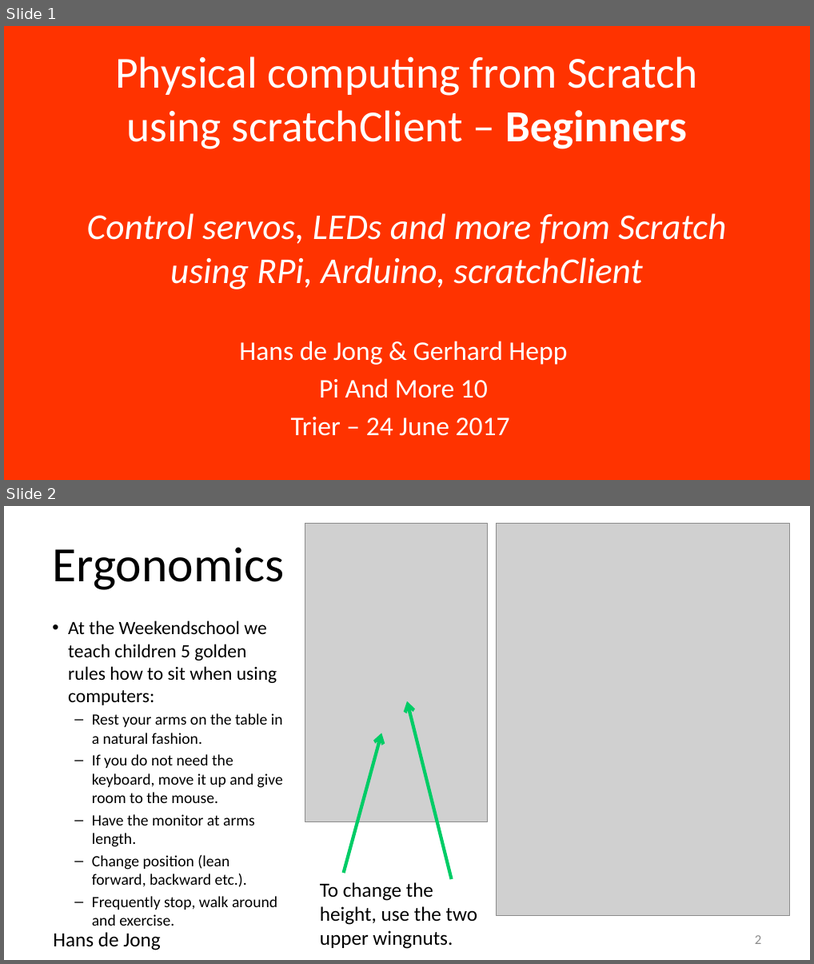
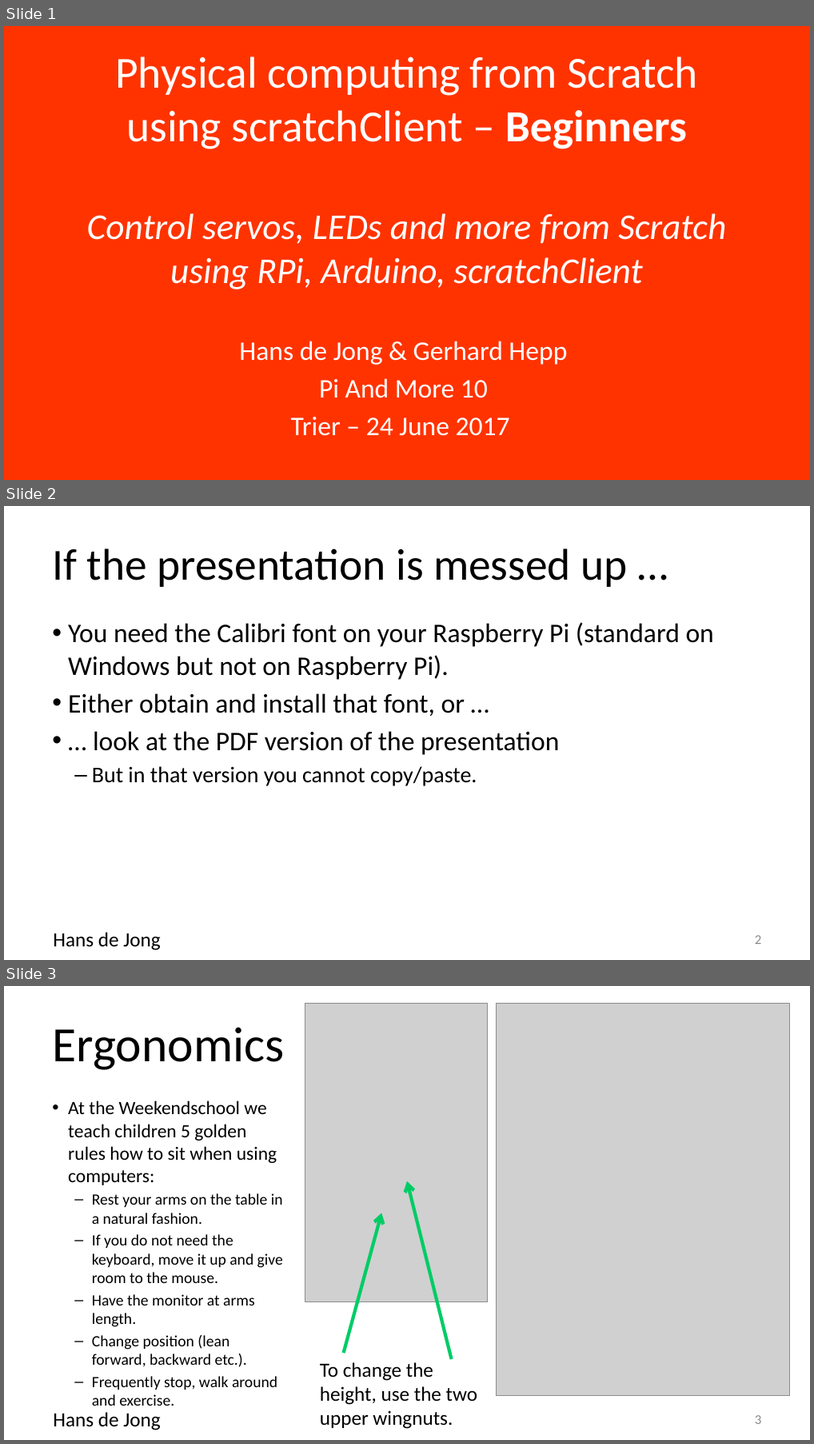
Before and after one commit to hansdejongehv/Weekendschool-PiAndMore, a slide deck: PiAndMore/Part-1--Breadboard/PiAndMore workshop physical computing with Arduino - part 1 - Beginners and Advanced.v0.3.pptx. Shown one above the other, each under a label of ours: slides 1 and 2 before the commit, slides 1, 2 and 3 after it. The pictures are 814x964 and 814x1444 pixels, drawn with LibreOffice and Linux fonts; fonts in the diff are those of the drawing; grey boxes stand for pictures; background and template pictures are left out. Boxes give left, top, right and bottom in pixels: in the first picture for what was removed or moved away, otherwise in the second. Text is boxed around its words. In the diff, an @@ line names an element or a change of style, - is before the commit and + after.

```diff
--- a/PiAndMore/Part-1--Breadboard/PiAndMore workshop physical computing with Arduino - part 1 - Beginners and Advanced.v0.3.pptx
+++ b/PiAndMore/Part-1--Breadboard/PiAndMore workshop physical computing with Arduino - part 1 - Beginners and Advanced.v0.3.pptx
@@ slide 2 added at (x1=4, y1=506, x2=810, y2=960), background #FFFFFF; not listed: 1 template element that a slide beside it also shows @@
@@ title added at (x1=52, y1=548, x2=627, y2=587), 39.6 pt, text #000000 @@
+If the presentation is messed up …
@@ text added at (x1=68, y1=622, x2=714, y2=786), 24 pt, text #000000 @@
+• You need the Calibri font on your Raspberry Pi (standard on Windows but not on Raspberry Pi).
+• Either obtain and install that font, or …
+• … look at the PDF version of the presentation
+  – But in that version you cannot copy/paste.
@@ page number added at (x1=755, y1=935, x2=762, y2=944), 12 pt, text #8C8C8C @@
+2
@@ what was slide 2 is now slide 3 @@
@@ page number at (x1=755, y1=1415, x2=762, y2=1424): text changed @@
-2
+3
```
Also in this commit, not shown: 1 slide changed, 12 other slides added.
